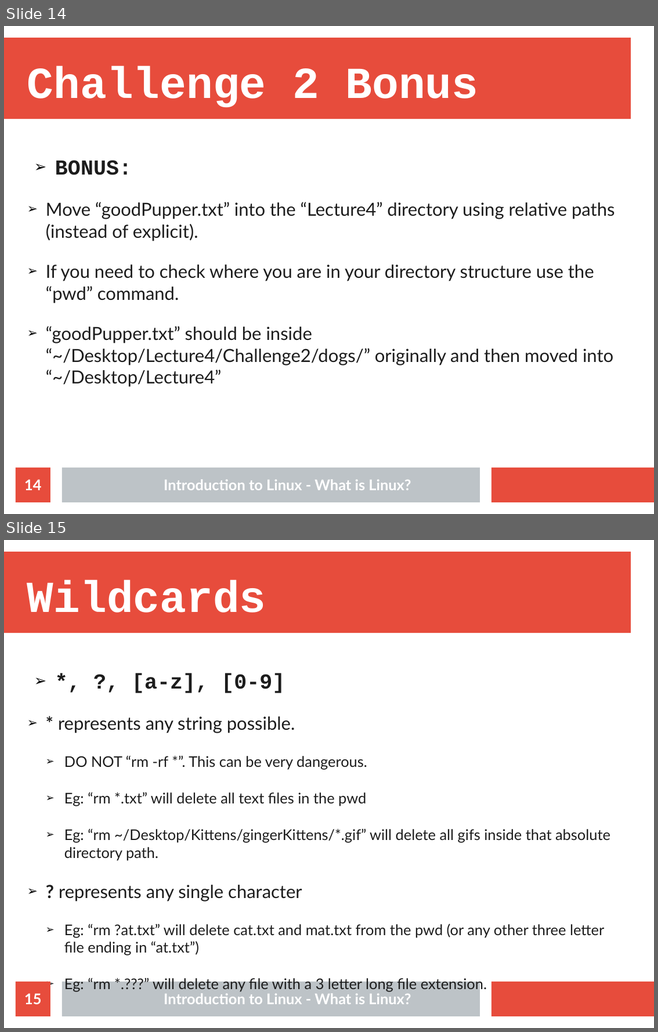
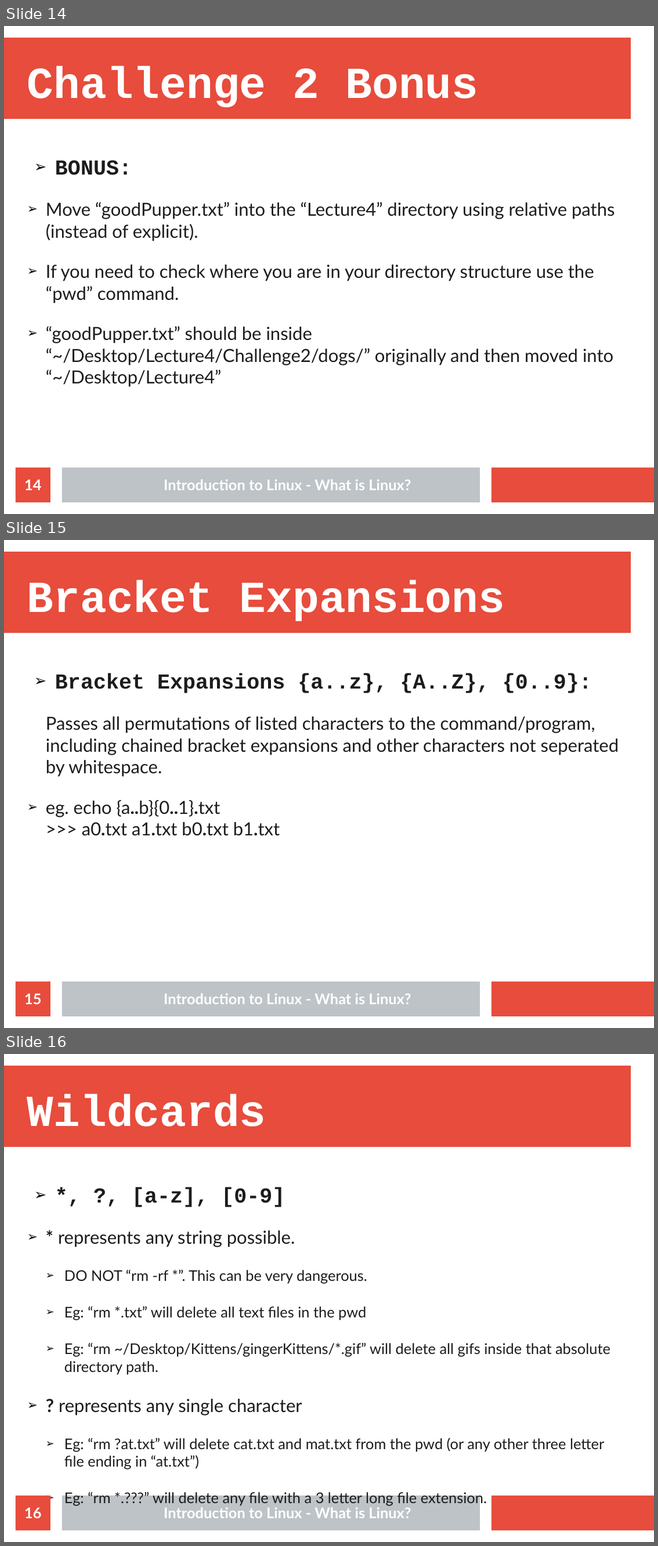
Before and after one commit to Nhlakanipho-Biyela/Intro_To_Linux_Course, a slide deck: Lecture_Slides/Lecture_3/ITL_Lecture_3_Basic_Commands.odp. Shown one above the other, each under a label of ours: slides 14 and 15 before the commit, slides 14, 15 and 16 after it. The pictures are 658x1032 and 658x1546 pixels, drawn with LibreOffice and Linux fonts; fonts in the diff are those of the drawing; background and template pictures are left out. Boxes give left, top, right and bottom in pixels: in the first picture for what was removed or moved away, otherwise in the second. Text is boxed around its words. In the diff, an @@ line names an element or a change of style, - is before the commit and + after.

```diff
--- a/Lecture_Slides/Lecture_3/ITL_Lecture_3_Basic_Commands.odp
+++ b/Lecture_Slides/Lecture_3/ITL_Lecture_3_Basic_Commands.odp
@@ slide 15 added at [4,540,654,1028], background #FFFFFF; not listed: 3 template elements that a slide beside it also shows @@
@@ title added at [27,580,505,621], 54 pt, text #FFFFFF, bold @@
+Bracket Expansions
@@ text added at [46,673,619,836], 22 pt, text #1C1C1C @@
+➢ Bracket Expansions {a..z}, {A..Z}, {0..9}:
+  Passes all permutations of listed characters to the command/program, including chained bracket expansions and other characters not seperated by whitespace.
+  ➢ eg. echo {a..b}{0..1}.txt
+    >>> a0.txt a1.txt b0.txt b1.txt
@@ page number added at [16,981,50,1016], fill #E74C3C, 18 pt, text #FFFFFF, bold @@
+15
@@ text added at [164,993,411,1004], 18 pt, text #FFFFFF, bold @@
+Introduction to Linux - What is Linux?
@@ what was slide 15 is now slide 16 @@
@@ page number at [24,1507,41,1518]: text changed @@
-15
+16
```
Also in this commit, not shown: 2 slides changed, 2 other files.
